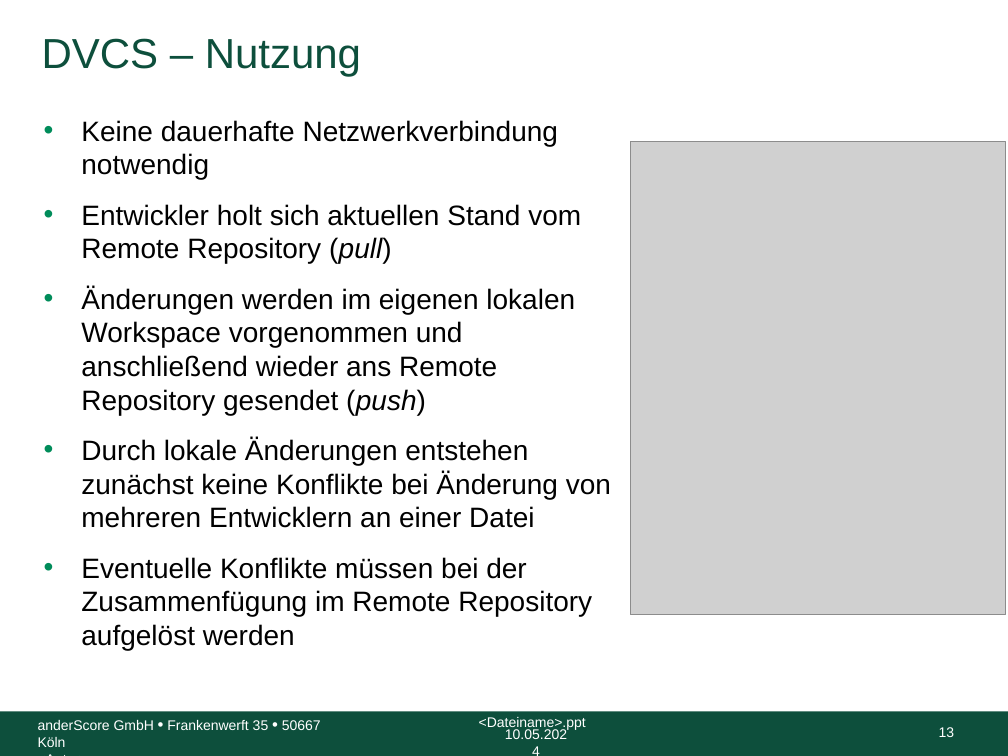
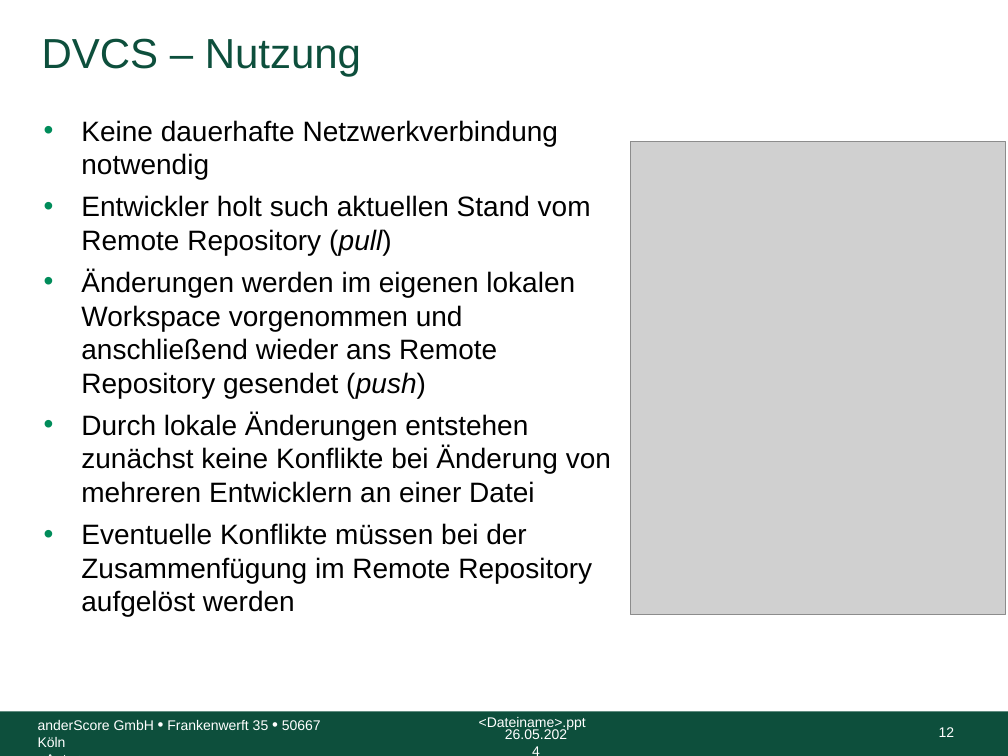
Before and after one commit to anderscore-gmbh/gitlab, a slide deck: slide 12 of slides/Tag-1_2-Git.pptx (slide 13 before the commit). Drawn at 1008x756 pixels with LibreOffice and Linux fonts; fonts in the diff are those of the drawing; grey boxes stand for pictures; background and template pictures are left out. Boxes give left, top, right and bottom in pixels: in the first picture for what was removed or moved away, otherwise in the second. Text is boxed around its words. In the diff, an @@ line names an element or a change of style, - is before the commit and + after.

Commit message:
Add git, git remote and merge-rebase slides

```diff
--- a/slides/Tag-1_2-Git.pptx
+++ b/slides/Tag-1_2-Git.pptx
@@ text at (x1=81, y1=120, x2=611, y2=617): less space between paragraphs @@
@@ text at (x1=81, y1=195, x2=591, y2=255): text changed @@
-• Entwickler holt sich aktuellen Stand vom Remote Repository (pull)
+• Entwickler holt such aktuellen Stand vom Remote Repository (pull)
@@ text at (x1=505, y1=729, x2=567, y2=739): text changed @@
-10.05.2024
+26.05.2024
@@ page number at (x1=939, y1=727, x2=955, y2=737): text changed @@
-13
+12
```
Also in this commit, not shown: 29 other slides changed, 30 slides added, 7 slides removed, 2 other files.
